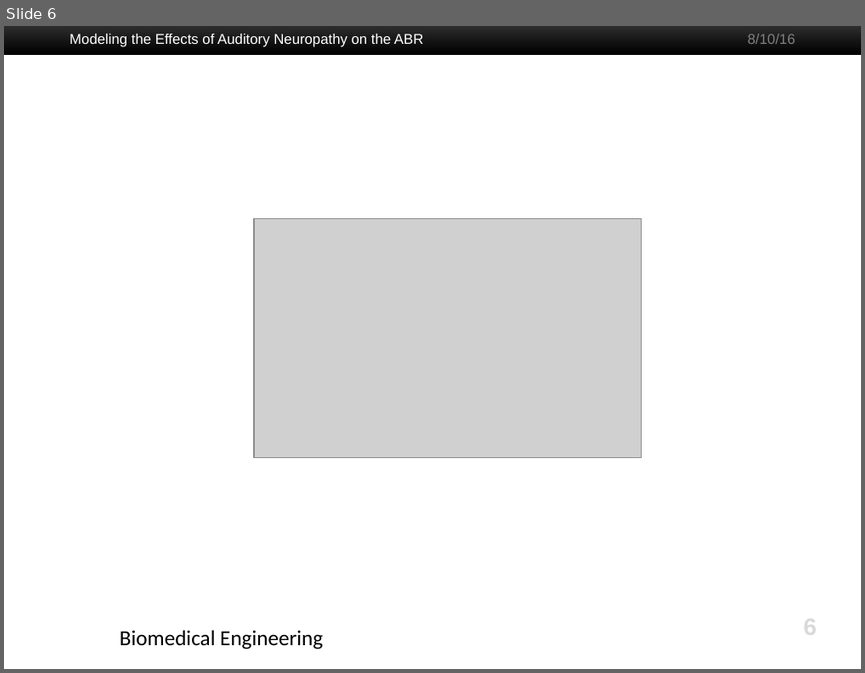
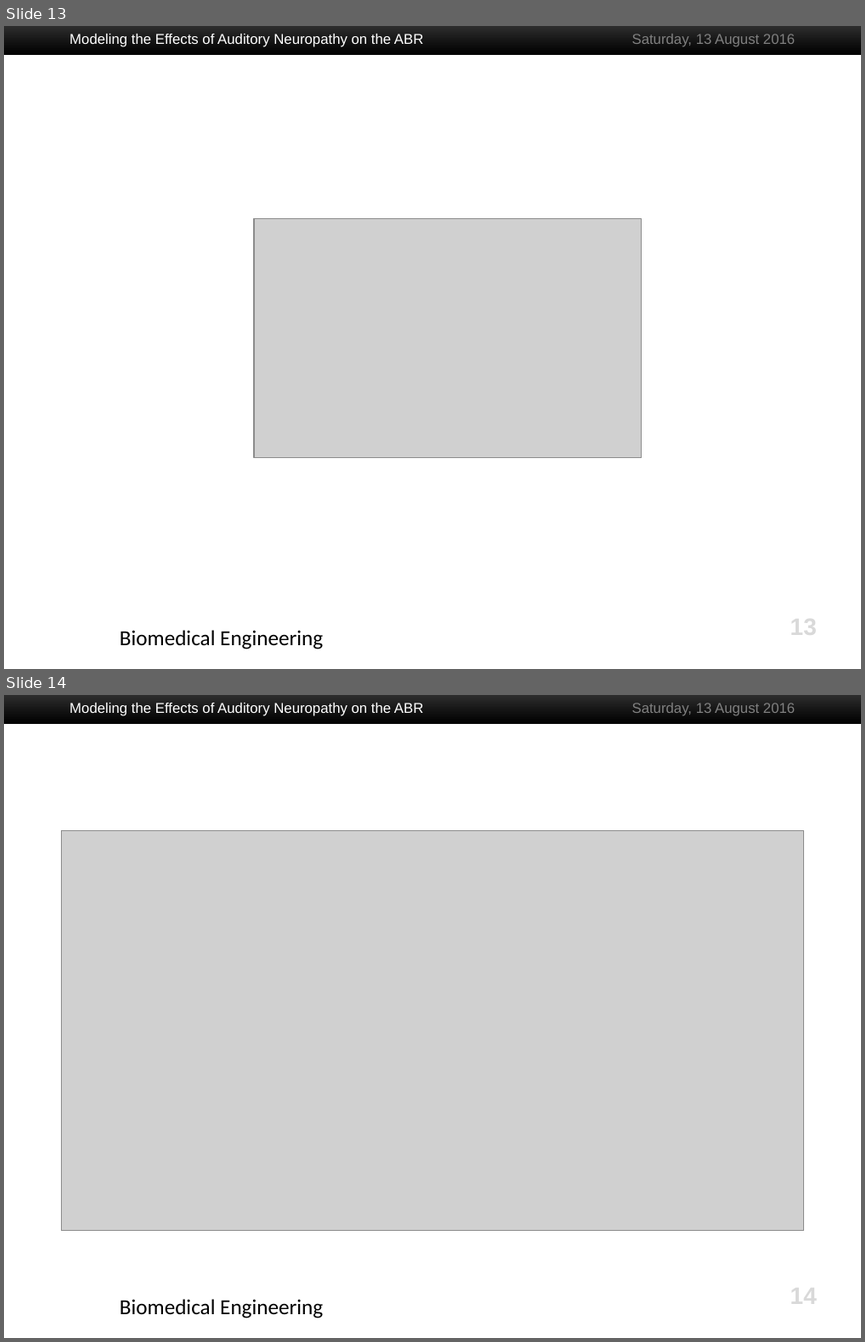
Before and after one commit to gvoysey/thesis, a slide deck: slides/voysey-thesis.pptx. Shown one above the other, each under a label of ours: slide 6 before the commit, slides 13 and 14 after it. The pictures are 865x673 and 865x1342 pixels, drawn with LibreOffice and Linux fonts; fonts in the diff are those of the drawing; grey boxes stand for pictures; background and template pictures are left out. Boxes give left, top, right and bottom in pixels: in the first picture for what was removed or moved away, otherwise in the second. Text is boxed around its words. In the diff, an @@ line names an element or a change of style, - is before the commit and + after.

```diff
--- a/slides/voysey-thesis.pptx
+++ b/slides/voysey-thesis.pptx
@@ slide 14 added at (4,695,861,1338), background #FFFFFF; not listed: 2 template elements that a slide beside it also shows @@
@@ text added at (69,703,424,716), 12 pt, text #FFFFFF @@
+Modeling the Effects of Auditory Neuropathy on the ABR
@@ text added at (632,703,794,715), 12 pt, text #808080 @@
+Saturday, 13 August 2016
@@ picture added at (62,830,804,1231) @@
@@ page number added at (790,1282,817,1309), 20 pt, text #D9D9D9, bold @@
+14
@@ what was slide 6 is now slide 13 @@
@@ slide 13 changed as well @@
@@ text at (632,34,794,46): text changed @@
-8/10/16
+Saturday, 13 August 2016
@@ page number at (790,613,817,640): text changed @@
-6
+13
```
Also in this commit, not shown: 4 other slides changed, 7 other slides added, 1 slide removed.
